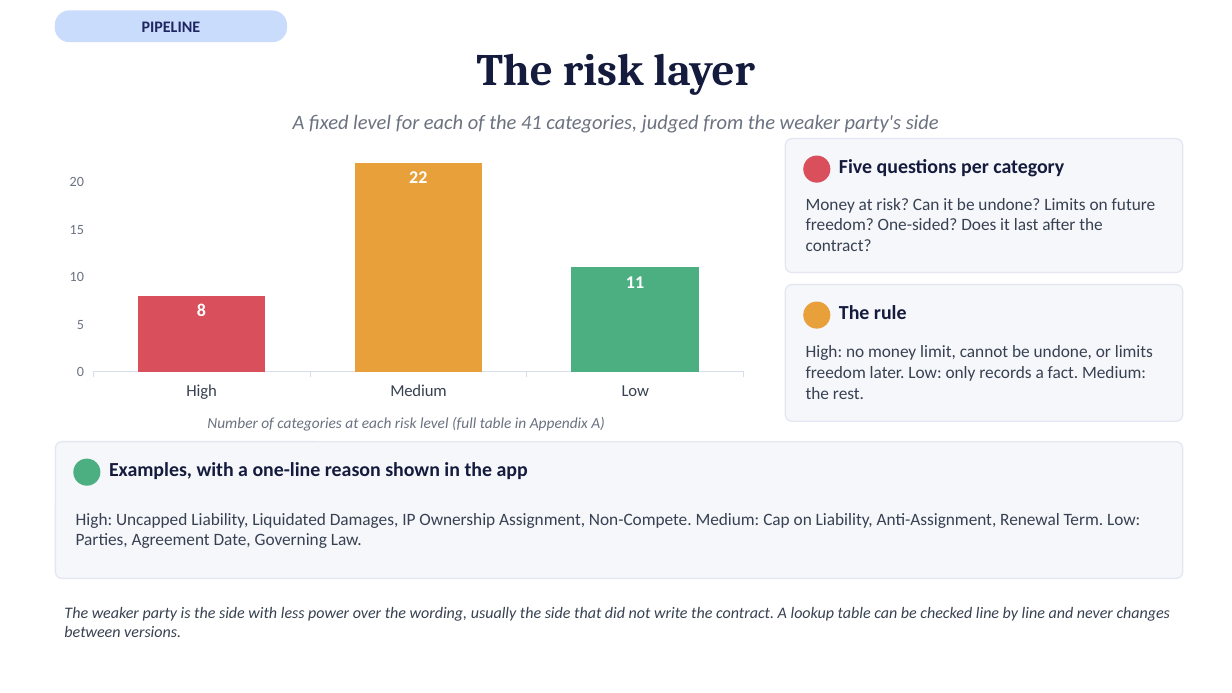
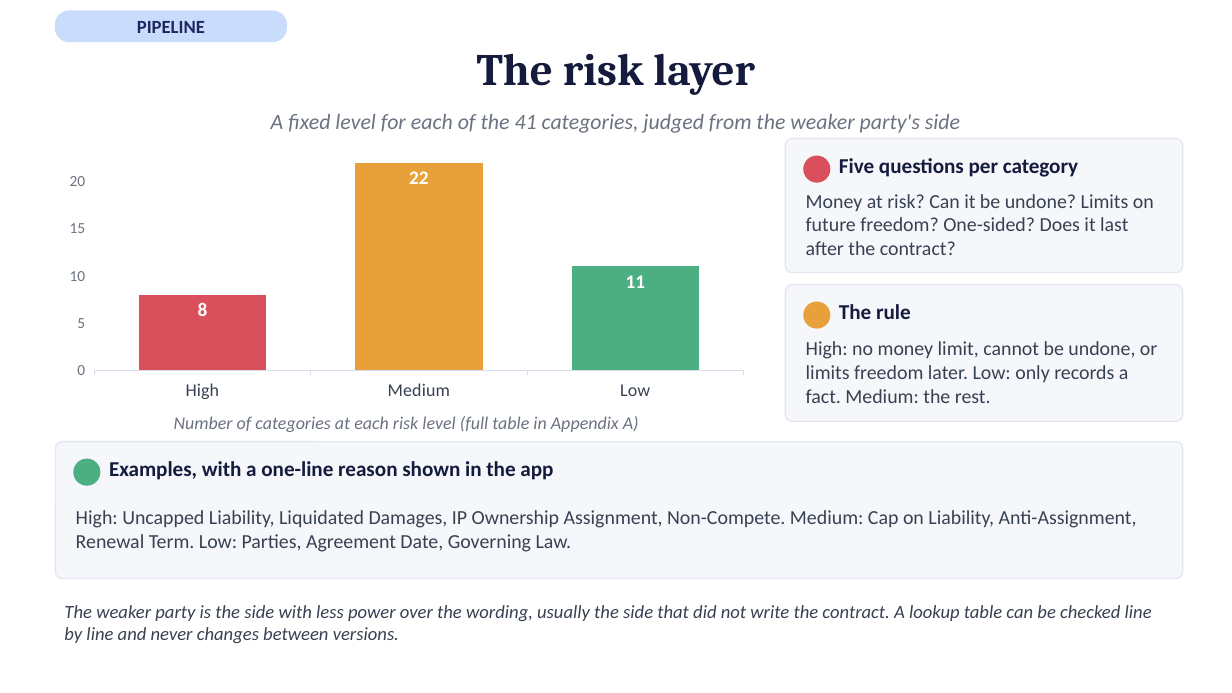
Before and after one commit to afnanmz168/clausify-p3, a slide deck: slide 7 of P25301051-p3-presentation-15-slides.pptx. Drawn at 1232x693 pixels with LibreOffice and Linux fonts; fonts in the diff are those of the drawing. Boxes give left, top, right and bottom in pixels: in the first picture for what was removed or moved away, otherwise in the second. Text is boxed around its words. In the diff, an @@ line names an element or a change of style, - is before the commit and + after.

```diff
--- a/P25301051-p3-presentation-15-slides.pptx
+++ b/P25301051-p3-presentation-15-slides.pptx
@@ text "PIPELINE" at (137,21,205,33): size 12.5 to 14.5 pt @@
@@ text "A fixed level for each ..." at (271,114,960,133): size 16 to 17 pt @@
@@ column stacked chart at (55,139,758,407) @@
@@ data labels of Series 1 changed @@
@@ data labels of Series 2 changed @@
@@ data labels of Series 3 changed @@
@@ category axis changed @@
@@ value axis changed @@
@@ lettering changed @@
@@ text "Number of categories at each ..." at (174,416,639,432): size 12 to 14 pt @@
@@ size 15.5 to 16.5 pt in 3 elements at (839,158,1078,177), (839,304,911,319), (109,461,553,480) @@
@@ size 13.5 to 15.5 pt in 3 elements at (806,194,1154,255), (806,341,1157,403), (76,510,1137,552) @@
@@ text "The weaker party is the ..." at (64,605,1152,643): size 12.5 to 14.5 pt @@
```
Also in this commit, not shown: 13 other slides changed.
